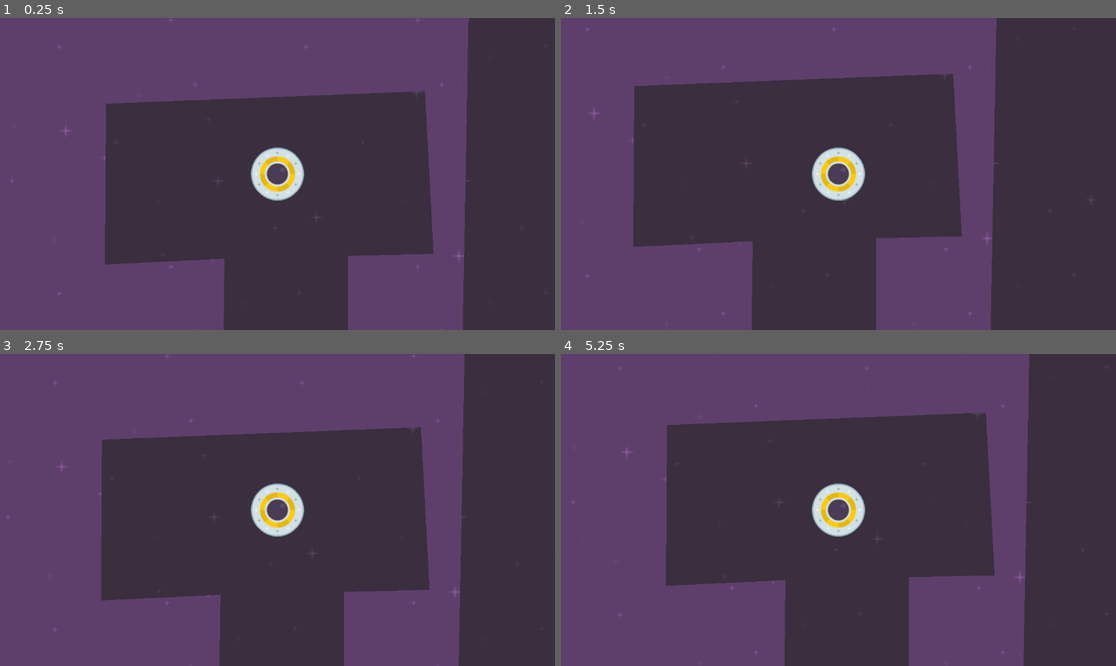
Above: before the commit, frames 1-4 (two rows, left to right).
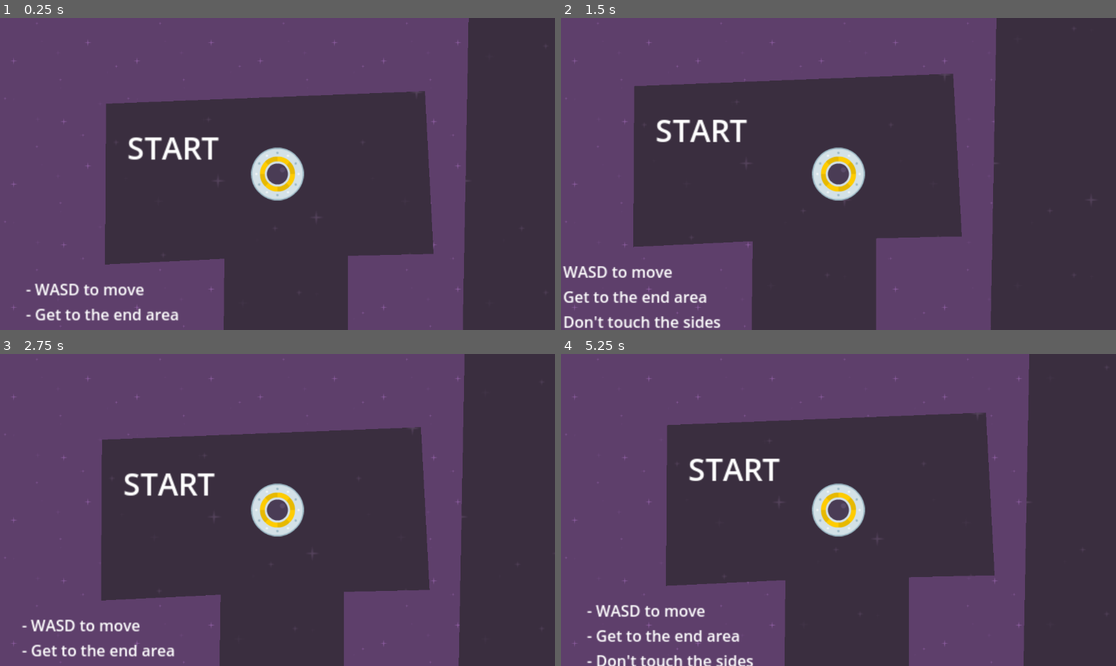
Above: after the commit, the same moments.

Repository: g-whittington/SpeedySaucer
Game: Godot game, scene res://scenes/level_1.tscn
Two runs of this game, one before a commit and one after it. Both use one fixed random seed, a clock stepped at 60 frames per second and the inputs below.
Inputs:
- Up to frame 1 (0.25 s): no input
- Up to frame 2 (1.5 s): tap Enter at 0.5 s; hold D (right) 0.53-1.28 s; hold S (down) from 1.28 s (still down)
- Up to frame 3 (2.75 s): release S (down) at 2.03 s; hold D (right) from 2.03 s (still down)
- Up to frame 4 (5.25 s): release D (right) at 2.78 s; hold W (up) 2.78-3.53 s; hold A (left) 3.53-5.03 s; hold S (down) from 5.03 s (still down)

The runs differ from the first frame. In frame 1, 1.7% of the frame differs, in the area x 0-84%, y 0-100%; in frame 2, 2.2%; in frame 3, 1.7%; in frame 4, 2.2%, in the area x 0-84%, y 1-100%.

Commit message:
Created some labels for start/end area how how to play

Diff:
--- a/scenes/level_1.tscn
+++ b/scenes/level_1.tscn
@@ -1,16 +1,20 @@
-[gd_scene load_steps=5 format=3 uid="uid://bah286harjfue"]
+[gd_scene load_steps=7 format=3 uid="uid://bah286harjfue"]
 
 [ext_resource type="Texture2D" uid="uid://c35gfgumcnkr" path="res://assets/purple.png" id="1_haq5w"]
 [ext_resource type="Script" path="res://scripts/level_1.gd" id="1_iap5d"]
 [ext_resource type="PackedScene" uid="uid://cgr022mpsduqa" path="res://scenes/player.tscn" id="2_nym33"]
 [ext_resource type="PackedScene" uid="uid://dom60x0l6vc8p" path="res://scenes/maze_1.tscn" id="4_wbaib"]
 
+[sub_resource type="LabelSettings" id="LabelSettings_qah5q"]
+font_size = 32
+
+[sub_resource type="LabelSettings" id="LabelSettings_l8ijq"]
+
 [node name="Level1" type="Node2D"]
 script = ExtResource("1_iap5d")
 
 [node name="CanvasLayer" type="CanvasLayer" parent="."]
 layer = -1
-follow_viewport_enabled = true
 
 [node name="Background" type="TextureRect" parent="CanvasLayer"]
 z_index = -100
@@ -24,7 +28,42 @@
 position = Vector2(608, 260)
 
 [node name="Maze1" parent="." instance=ExtResource("4_wbaib")]
-z_index = -10
+z_index = -50
 position = Vector2(619, 728)
 
+[node name="Labels" type="Control" parent="."]
+layout_mode = 3
+anchors_preset = 0
+offset_right = 40.0
+offset_bottom = 40.0
+
+[node name="StartLabel" type="Label" parent="Labels"]
+z_index = -1
+offset_left = 452.0
+offset_top = 210.0
+offset_right = 547.0
+offset_bottom = 255.0
+text = "START"
+label_settings = SubResource("LabelSettings_qah5q")
+
+[node name="TutorialLabel" type="Label" parent="Labels"]
+z_index = -1
+offset_left = 347.0
+offset_top = 368.0
+offset_right = 511.0
+offset_bottom = 443.0
+text = "- WASD to move
+- Get to the end area
+- Don't touch the sides"
+label_settings = SubResource("LabelSettings_l8ijq")
+
+[node name="EndLabel" type="Label" parent="Labels"]
+z_index = -25
+offset_left = 2398.0
+offset_top = 907.0
+offset_right = 2468.0
+offset_bottom = 952.0
+text = "END"
+label_settings = SubResource("LabelSettings_qah5q")
+
 [connection signal="body_exited" from="Maze1" to="." method="_on_maze_1_body_exited"]
